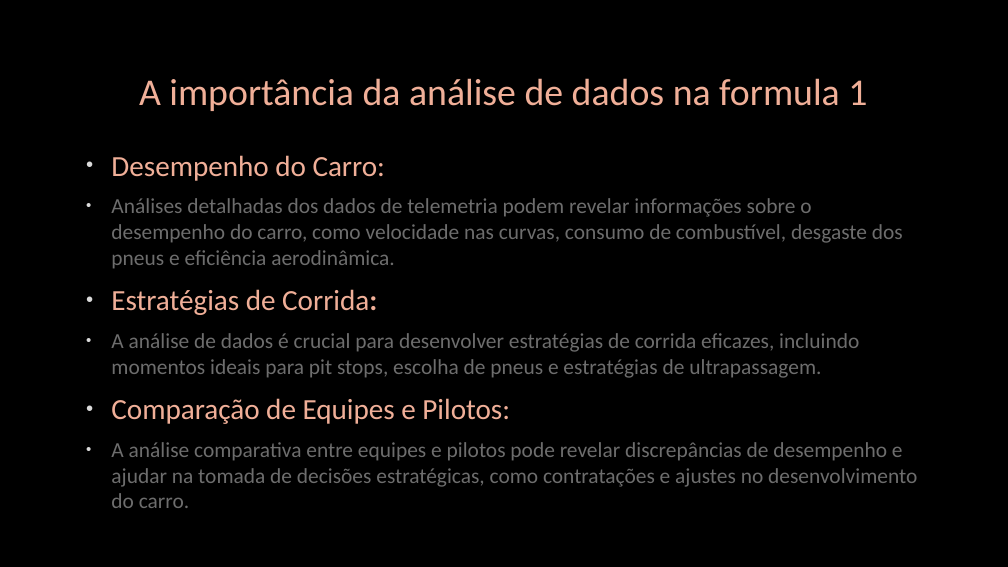
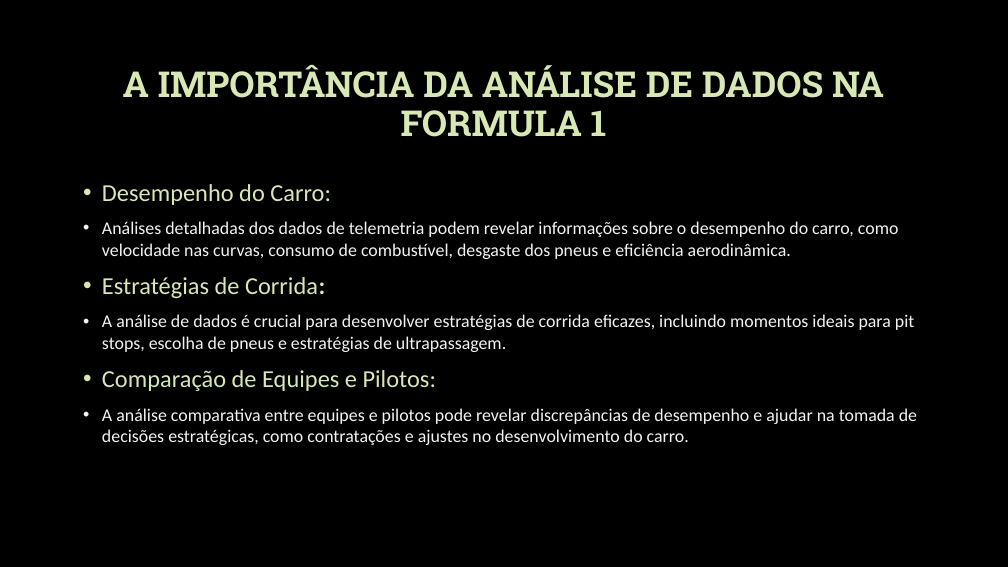
Before and after one commit to yuri0703/CodeSquad, a slide deck: slide 6 of Análise de dados exploratória.pptx. Drawn at 1008x567 pixels with LibreOffice and Linux fonts; fonts in the diff are those of the drawing; background and template pictures are left out. Boxes give left, top, right and bottom in pixels: in the first picture for what was removed or moved away, otherwise in the second. Text is boxed around its words. In the diff, an @@ line names an element or a change of style, - is before the commit and + after.

```diff
--- a/Análise de dados exploratória.pptx
+++ b/Análise de dados exploratória.pptx
@@ title at bbox=[123, 64, 884, 137]: text changed; size 36 to 34 pt; font Calibri to Roboto Slab; text colour #F0AF98 to #D8E8B4; bold on @@
-A importância da análise de dados na formula 1
+A IMPORTÂNCIA DA ANÁLISE DE DADOS NA FORMULA 1
@@ text "Desempenho do Carro:": place and size @@
-text "Desempenho do Carro:" at bbox=[111, 155, 917, 487]
+text "Desempenho do Carro:" at bbox=[102, 184, 917, 445]
@@ text "Desempenho do Carro:" at bbox=[102, 184, 917, 445]: size 27.8 to 23.2 pt, text colour #F0AF98 to #D8E8B4 in "Desempenho do Carro:", "Estratégias de Corrida:", "Comparação de Equipes e Pilotos:"; letter outline #404040 0.75 pt to none; size 20.4 to 17.1 pt, text colour #6D6D6D to #F2F2F2 in "Análises detalhadas dos dados de telemetria podem ...", "A análise de dados é crucial para ...", "A análise comparativa entre equipes e pilotos ..."; indent changed; less space between paragraphs @@
```
Also in this commit, not shown: 6 other slides changed.
